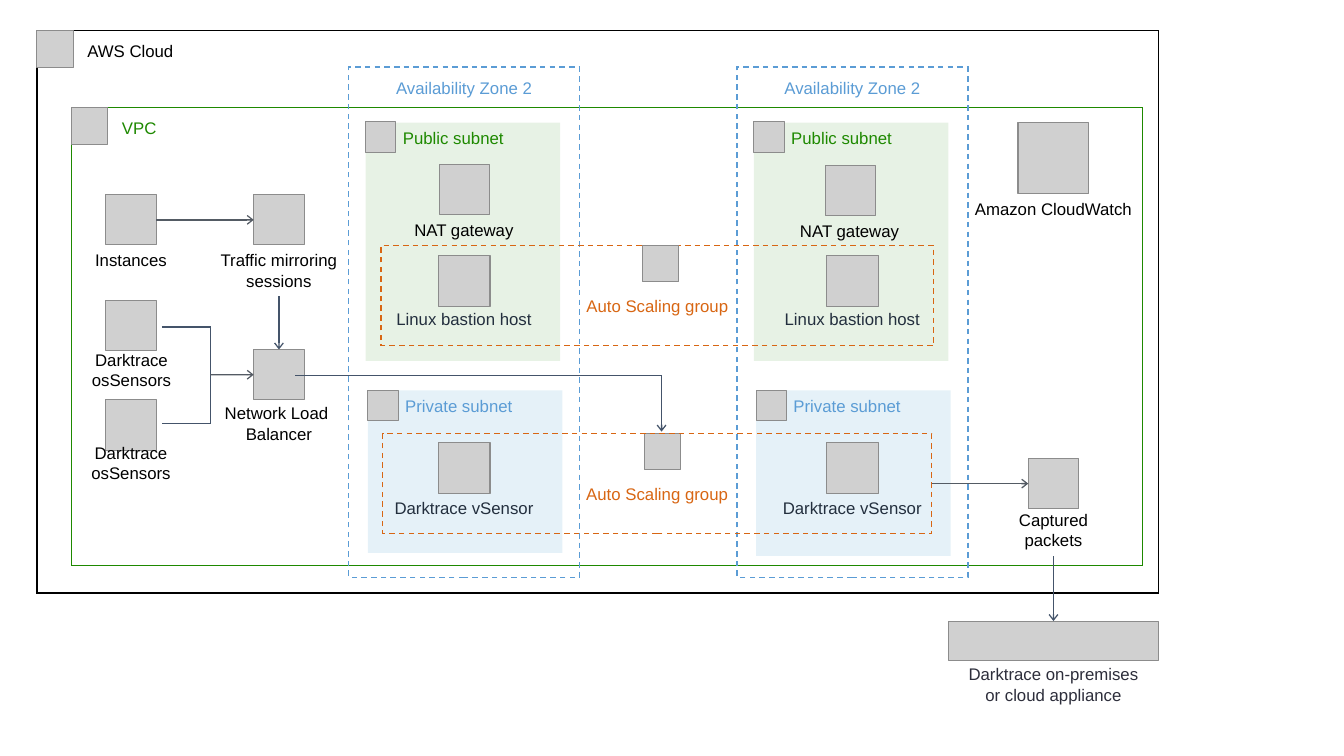
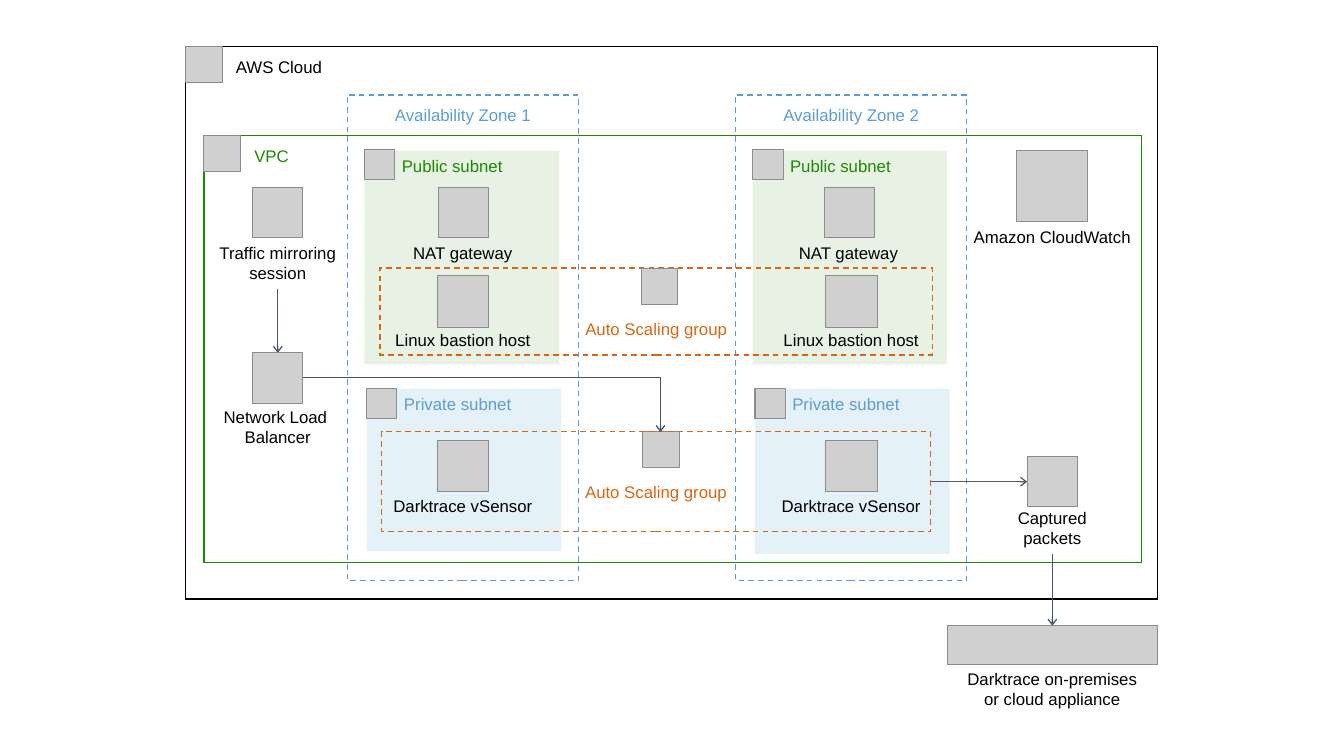
Before and after one commit to aws-quickstart/quickstart-darktrace-vsensor, a slide deck: slide 7 of docs/images/darktrace-vsensor-architecture-diagram.pptx (slide 6 before the commit). Drawn at 1344x756 pixels with LibreOffice and Linux fonts; fonts in the diff are those of the drawing; grey boxes stand for pictures. Boxes give left, top, right and bottom in pixels: in the first picture for what was removed or moved away, otherwise in the second. Text is boxed around its words. In the diff, an @@ line names an element or a change of style, - is before the commit and + after.

```diff
--- a/docs/images/darktrace-vsensor-architecture-diagram.pptx
+++ b/docs/images/darktrace-vsensor-architecture-diagram.pptx
@@ rectangle "AWS Cloud": place and size @@
-rectangle "AWS Cloud" at <box>37,30,1159,593</box>
+rectangle "AWS Cloud" at <box>186,46,1157,599</box>
@@ picture: place and size @@
-picture at <box>37,31,74,68</box>
+picture at <box>186,46,222,83</box>
@@ rectangle "Availability Zone 1": place and size @@
-rectangle "Availability Zone 1" at <box>349,68,580,578</box>
+rectangle "Availability Zone 1" at <box>348,95,579,581</box>
@@ text in rectangle at <box>395,109,530,125</box>: text changed @@
-Availability Zone 2
+Availability Zone 1
@@ rectangle "Availability Zone 2": place and size @@
-rectangle "Availability Zone 2" at <box>737,68,968,578</box>
+rectangle "Availability Zone 2" at <box>736,95,967,581</box>
@@ rectangle "VPC": place and size @@
-rectangle "VPC" at <box>72,108,1143,566</box>
+rectangle "VPC" at <box>204,135,1141,563</box>
@@ picture: place and size @@
-picture at <box>72,108,108,144</box>
+picture at <box>204,135,240,171</box>
@@ rectangle "Public subnet": place and size @@
-rectangle "Public subnet" at <box>366,123,561,361</box>
+rectangle "Public subnet" at <box>365,150,560,364</box>
@@ rectangle "Public subnet": place and size @@
-rectangle "Public subnet" at <box>754,123,949,361</box>
+rectangle "Public subnet" at <box>753,150,948,364</box>
@@ picture removed at <box>106,195,156,245</box> @@
@@ picture: place and size @@
-picture at <box>254,195,304,245</box>
+picture at <box>253,188,303,238</box>
@@ arrow removed from (156, 220) to (254, 220) @@
@@ 3 pictures, 1 text: place and size @@
-3 pictures, 1 text at <box>414,123,1089,240</box>
+3 pictures, 1 text at <box>413,150,1088,263</box>
@@ 3 pictures, 3 texts: place and size @@
-3 pictures, 3 texts at <box>396,225,920,325</box>
+3 pictures, 3 texts at <box>395,247,919,346</box>
@@ 2 pictures, 1 text: place and size @@
-2 pictures, 1 text at <box>366,122,1132,215</box>
+2 pictures, 1 text at <box>365,150,1131,243</box>
@@ text removed at <box>95,254,167,266</box> @@
-Instances
@@ text at <box>219,247,336,279</box>: text changed @@
-Traffic mirroring sessions
+Traffic mirroring session
@@ rectangle "Auto Scaling group": place and size @@
-rectangle "Auto Scaling group" at <box>381,246,934,346</box>
+rectangle "Auto Scaling group" at <box>380,268,933,355</box>
@@ arrow moved from (279, 350) - (279, 296) to (278, 353) - (278, 288) @@
@@ picture removed at <box>106,300,156,351</box> @@
@@ freeform shape removed at <box>162,327,211,423</box> @@
@@ text colour #232F3E to #000000 in 4 elements at <box>782,500,921,512</box>, <box>393,500,533,512</box>, <box>395,334,531,346</box>, <box>783,334,919,346</box> @@
@@ text removed at <box>92,354,171,386</box> @@
-Darktrace osSensors
@@ arrow removed from (210, 375) to (254, 375) @@
@@ freeform shape: place and size @@
-freeform shape at <box>295,375,661,432</box>
+freeform shape at <box>303,378,661,433</box>
@@ picture removed at <box>106,400,156,451</box> @@
@@ text "Network Load Balancer": place and size @@
-text "Network Load Balancer" at <box>225,407,328,440</box>
+text "Network Load Balancer" at <box>224,411,327,443</box>
@@ text removed at <box>91,445,170,479</box> @@
-Darktrace osSensors
@@ arrow moved from (1054, 621) - (1054, 556) to (1053, 626) - (1053, 555) @@
@@ picture: place and size @@
-picture at <box>949,621,1158,660</box>
+picture at <box>948,626,1157,665</box>
@@ text "Darktrace on-premises or cloud appliance" at <box>967,673,1137,709</box>: text colour #2D2E3B to #000000 @@
```
Also in this commit, not shown: 2 slides added, 1 other file.
